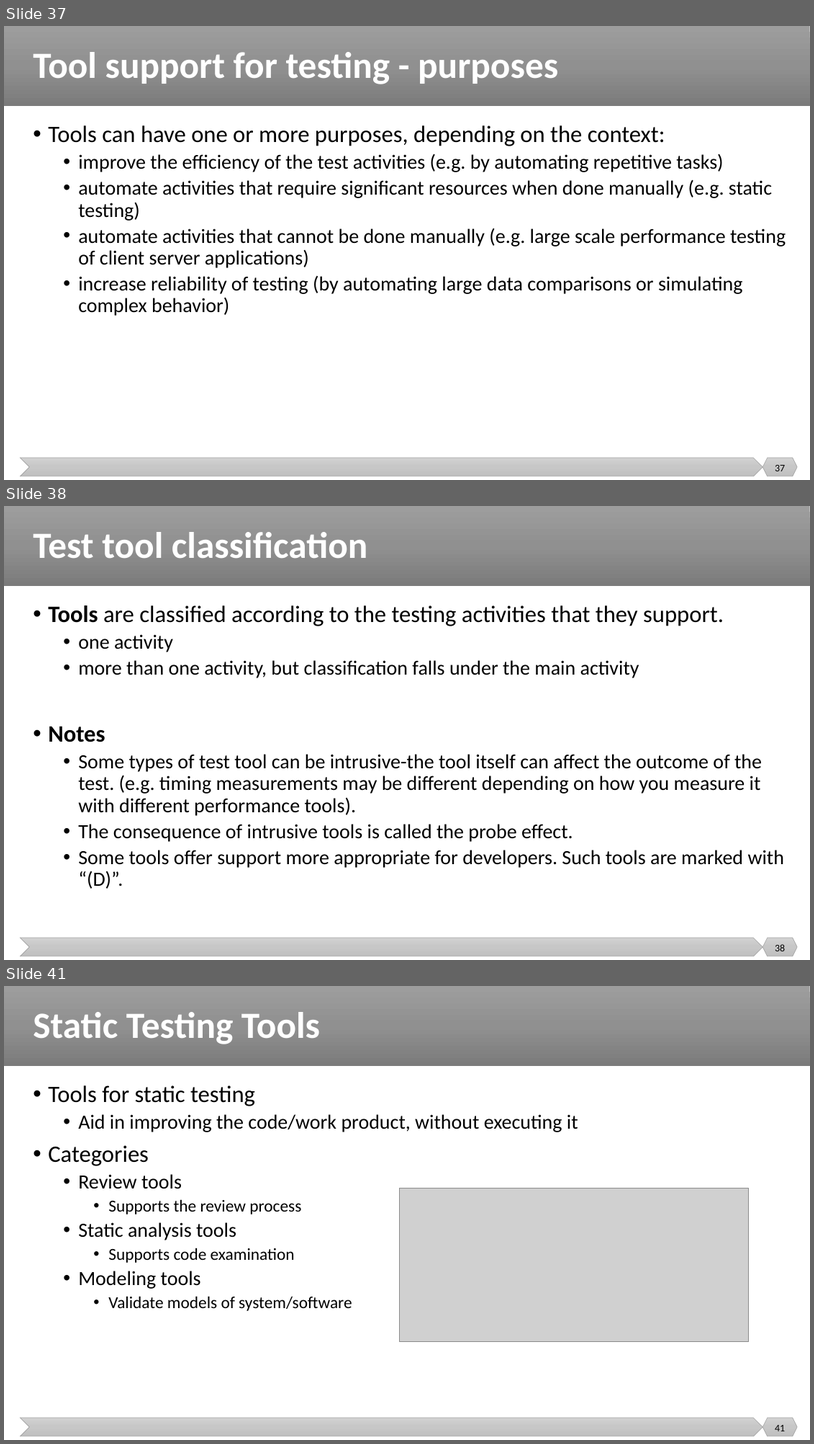
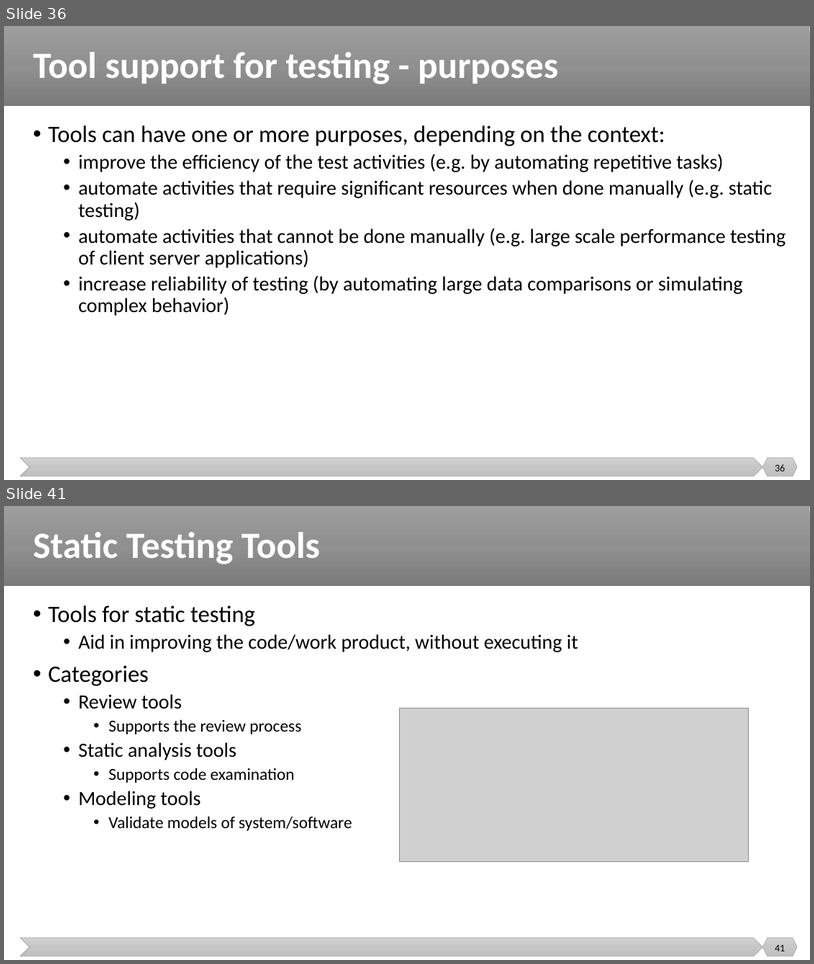
Before and after one commit to malenezi/malenezi, a slide deck: SE401/Lectures/9-Testing Metrics and Tools/Testing Metrics and Tools.pptx. Shown one above the other, each under a label of ours: slides 37, 38 and 41 before the commit, slides 36 and 41 after it; the slides between them are not shown. The pictures are 814x1444 and 814x964 pixels, drawn with LibreOffice and Linux fonts; fonts in the diff are those of the drawing; grey boxes stand for pictures. Boxes give left, top, right and bottom in pixels: in the first picture for what was removed or moved away, otherwise in the second. Text is boxed around its words. In the diff, an @@ line names an element or a change of style, - is before the commit and + after.

```diff
--- a/SE401/Lectures/9-Testing Metrics and Tools/Testing Metrics and Tools.pptx
+++ b/SE401/Lectures/9-Testing Metrics and Tools/Testing Metrics and Tools.pptx
@@ slide 38 removed at (4,506,810,960), background #FFFFFF; not listed: 3 template elements that a slide beside it also shows @@
@@ title removed at (33,532,368,558) @@
-Test tool classification
@@ text removed at (48,605,785,888) @@
-• Tools are classified according to the testing activities that they support.
-  • one activity
-  • more than one activity, but classification falls under the main activity
-• Notes
-  • Some types of test tool can be intrusive-the tool itself can affect the outcome of the test. (e.g. timing measurements may be different depending on how you measure it with different performance tools).
-  • The consequence of intrusive tools is called the probe effect.
-  • Some tools offer support more appropriate for developers. Such tools are marked with “(D)”.
@@ page number removed at (775,944,785,951) @@
-38
@@ what was slide 37 is now slide 36 @@
@@ page number at (775,464,785,471): text changed @@
-37
+36
```
Also in this commit, not shown: 38 slides changed, 6 slides added, 2 other slides removed.
